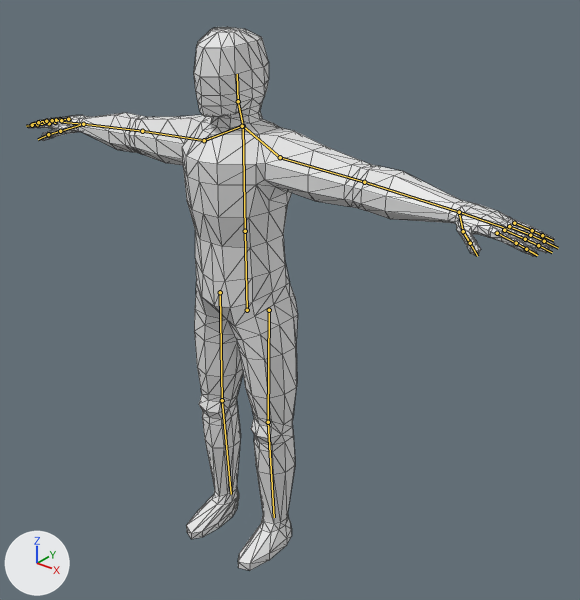
The glTF model assets/glb/humanoid/Humanoid.glb: old version first, new version second.
Before and after are seen from a 50 mm camera at (1.6, -1.74, 2.09) aimed at (0.17, 0.05, 0.98). Every picture has the same lights, and +X, +Y and +Z are marked at lower left. The older version comes first. The bones that change, and the others that lie on the model, are drawn over the model as lines. Mesh edges are drawn as thin lines.

The first picture shows 'Mang'.
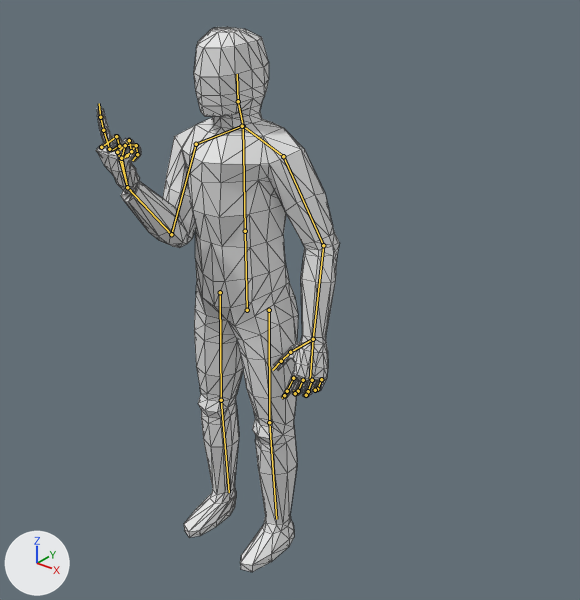
The newer file adds an action. The first version stands in its rest pose; the second is drawn at frame 6 of the action 'FlipAttack'.

Changed parts and their boxes (x1, y1, x2, y2) in the pictures (580 x 600 px):
'Mang', posed (54% narrower)
    before: (27, 27, 555, 571)
    after: (96, 27, 340, 572)
bone 'Shoulder.L', root to tip
    before: (243, 126) to (280, 157)
    after: (243, 126) to (283, 156)
bone 'UpperArm.L', root to tip
    before: (280, 157) to (364, 182)
    after: (283, 156) to (323, 245)
bone 'Forearm.L', root to tip
    before: (364, 182) to (459, 212)
    after: (323, 245) to (313, 339)
bone 'FingerIndex1.L', root to tip
    before: (497, 233) to (516, 243)
    after: (293, 378) to (287, 391)
bone 'FingerIndex2.L', root to tip
    before: (516, 243) to (526, 249)
    after: (287, 391) to (284, 395)
bone 'FingerMiddle1.L', root to tip
    before: (504, 230) to (525, 239)
    after: (303, 380) to (298, 391)
bone 'FingerMiddle2.L', root to tip
    before: (525, 239) to (538, 245)
    after: (298, 391) to (295, 393)
bone 'FingerMiddle3.L', root to tip
    before: (538, 245) to (552, 252)
    after: (295, 393) to (293, 390)
bone 'FingerPinky1.L', root to tip
    before: (514, 223) to (532, 230)
    after: (321, 379) to (317, 389)
bone 'FingerPinky2.L', root to tip
    before: (532, 230) to (542, 235)
    after: (317, 389) to (315, 390)
bone 'FingerPinky3.L', root to tip
    before: (542, 235) to (553, 240)
    after: (315, 390) to (313, 388)
bone 'FingerRing1.L', root to tip
    before: (509, 226) to (530, 235)
    after: (312, 380) to (308, 391)
bone 'FingerRing2.L', root to tip
    before: (530, 235) to (544, 241)
    after: (308, 391) to (306, 395)
bone 'FingerRing3.L', root to tip
    before: (544, 241) to (558, 248)
    after: (306, 395) to (304, 393)
bone 'Shoulder.R', root to tip
    before: (242, 126) to (204, 140)
    after: (242, 126) to (196, 144)
bone 'UpperArm.R', root to tip
    before: (204, 140) to (142, 131)
    after: (196, 144) to (171, 234)
bone 'Forearm.R', root to tip
    before: (142, 131) to (83, 124)
    after: (171, 234) to (127, 187)
bone 'Hand.R', root to tip
    before: (83, 124) to (60, 122)
    after: (127, 187) to (117, 150)
bone 'FingerIndex1.R', root to tip
    before: (49, 123) to (37, 124)
    after: (101, 147) to (116, 136)
bone 'FingerIndex2.R', root to tip
    before: (37, 124) to (32, 125)
    after: (116, 136) to (119, 146)
bone 'FingerIndex3.R', root to tip
    before: (32, 125) to (26, 126)
    after: (119, 146) to (111, 150)
bone 'FingerMiddle1.R', root to tip
    before: (55, 122) to (44, 122)
    after: (109, 149) to (103, 130)
bone 'FingerPinky1.R', root to tip
    before: (68, 119) to (60, 119)
    after: (127, 155) to (136, 145)
bone 'FingerPinky2.R', root to tip
    before: (60, 119) to (56, 120)
    after: (136, 145) to (137, 154)
bone 'FingerPinky3.R', root to tip
    before: (56, 120) to (52, 120)
    after: (137, 154) to (132, 160)
bone 'FingerRing1.R', root to tip
    before: (61, 120) to (52, 120)
    after: (117, 152) to (129, 140)
bone 'FingerRing2.R', root to tip
    before: (52, 120) to (46, 121)
    after: (129, 140) to (131, 151)
bone 'FingerRing3.R', root to tip
    before: (46, 121) to (41, 121)
    after: (131, 151) to (124, 158)
bone 'Thumb1.R', root to tip
    before: (83, 124) to (60, 131)
    after: (127, 187) to (121, 158)
bone 'Thumb2.R', root to tip
    before: (60, 131) to (48, 134)
    after: (121, 158) to (125, 145)
bone 'Thumb3.R', root to tip
    before: (48, 134) to (38, 139)
    after: (125, 145) to (135, 144)
bone 'UpperLeg.L', root to tip
    before: (269, 310) to (268, 422)
    after: (269, 310) to (269, 422)
bone 'UpperLeg.R', root to tip
    before: (220, 292) to (222, 400)
    after: (220, 292) to (221, 400)

What the commit changed:
Bone 'Shoulder.L' (bone_shoulder_l) turns from (0, 0, 0) to (-5, -2, 0) degrees about its own x, y and z.
Bone 'UpperArm.L' (bone_upperarm_l) turns from (0, 0, 0) to (-9, 50, -68) degrees about its own x, y and z.
Bone 'Forearm.L' (bone_forearm_l) turns from (0, 0, 0) to (27, 0, 0) degrees about its own x, y and z.
Bone 'FingerIndex1.L' (bone_fingerindex1_l) turns from (0, 0, 0) to (5, 0, -15) degrees about its own x, y and z.
Bone 'FingerIndex2.L' (bone_fingerindex2_l) turns from (0, 0, 0) to (0, 0, -15) degrees about its own x, y and z.
Bone 'FingerMiddle1.L' (bone_fingermiddle1_l) turns from (0, 0, 0) to (5, 0, -25) degrees about its own x, y and z.
Bone 'FingerMiddle2.L' (bone_fingermiddle2_l) turns from (0, 0, 0) to (0, 0, -25) degrees about its own x, y and z.
Bone 'FingerMiddle3.L' (bone_fingermiddle3_l) turns from (0, 0, 0) to (0, 0, -25) degrees about its own x, y and z.
Bone 'FingerPinky1.L' (bone_fingerpinky1_l) turns from (0, 0, 0) to (8, 0, -26) degrees about its own x, y and z.
Bone 'FingerPinky2.L' (bone_fingerpinky2_l) turns from (0, 0, 0) to (0, 0, -26) degrees about its own x, y and z.
Bone 'FingerPinky3.L' (bone_fingerpinky3_l) turns from (0, 0, 0) to (0, 0, -26) degrees about its own x, y and z.
Bone 'FingerRing1.L' (bone_fingerring1_l) turns from (0, 0, 0) to (4, 0, -22) degrees about its own x, y and z.
Bone 'FingerRing2.L' (bone_fingerring2_l) turns from (0, 0, 0) to (0, 0, -22) degrees about its own x, y and z.
Bone 'FingerRing3.L' (bone_fingerring3_l) turns from (0, 0, 0) to (0, 0, -22) degrees about its own x, y and z.
Bone 'Shoulder.R' (bone_shoulder_r) turns from (0, 0, 0) to (17, -7, -1) degrees about its own x, y and z.
Bone 'UpperArm.R' (bone_upperarm_r) turns from (0, 0, 0) to (19, 11, 79) degrees about its own x, y and z.
Bone 'Forearm.R' (bone_forearm_r) turns from (0, 0, 0) to (113, 0, 0) degrees about its own x, y and z.
Bone 'Hand.R' (bone_hand_r) turns from (0, 0, 0) to (93, 67, 95) degrees about its own x, y and z.
Bone 'FingerIndex1.R' (bone_fingerindex1_r) turns from (0, 0, 0) to (-8, 0, 90) degrees about its own x, y and z.
Bone 'FingerIndex2.R' (bone_fingerindex2_r) turns from (0, 0, 0) to (0, 0, 90) degrees about its own x, y and z.
Bone 'FingerIndex3.R' (bone_fingerindex3_r) turns from (0, 0, 0) to (0, 0, 90) degrees about its own x, y and z.
Bone 'FingerMiddle1.R' (bone_fingermiddle1_r) turns from (0, 0, 0) to (5, 0, 4) degrees about its own x, y and z.
Bone 'FingerPinky1.R' (bone_fingerpinky1_r) turns from (0, 0, 0) to (8, 0, 90) degrees about its own x, y and z.
Bone 'FingerPinky2.R' (bone_fingerpinky2_r) turns from (0, 0, 0) to (0, 0, 90) degrees about its own x, y and z.
Bone 'FingerPinky3.R' (bone_fingerpinky3_r) turns from (0, 0, 0) to (0, 0, 90) degrees about its own x, y and z.
Bone 'FingerRing1.R' (bone_fingerring1_r) turns from (0, 0, 0) to (4, 0, 90) degrees about its own x, y and z.
Bone 'FingerRing2.R' (bone_fingerring2_r) turns from (0, 0, 0) to (0, 0, 90) degrees about its own x, y and z.
Bone 'FingerRing3.R' (bone_fingerring3_r) turns from (0, 0, 0) to (0, 0, 90) degrees about its own x, y and z.
Bone 'Thumb1.R' (bone_thumb1_r) turns from (0, 0, 0) to (0, -50, 27) degrees about its own x, y and z.
Bone 'Thumb2.R' (bone_thumb2_r) turns from (0, 0, 0) to (0, 0, 42) degrees about its own x, y and z.
Bone 'Thumb3.R' (bone_thumb3_r) turns from (0, 0, 0) to (0, 0, 42) degrees about its own x, y and z.
Bone 'UpperLeg.L' (bone_upperleg_l) turns from (0, 0, 0) to (1, 0, 0) degrees about its own x, y and z.
Bone 'UpperLeg.R' (bone_upperleg_r) turns from (0, 0, 0) to (1, 0, 0) degrees about its own x, y and z.
